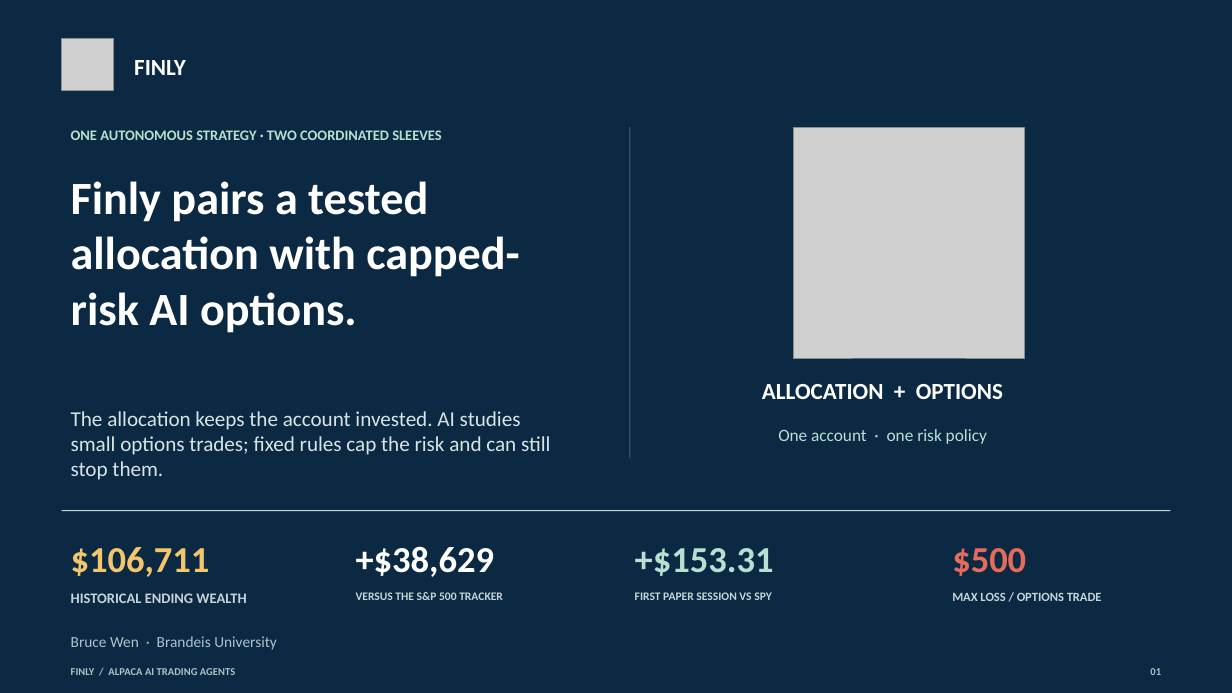
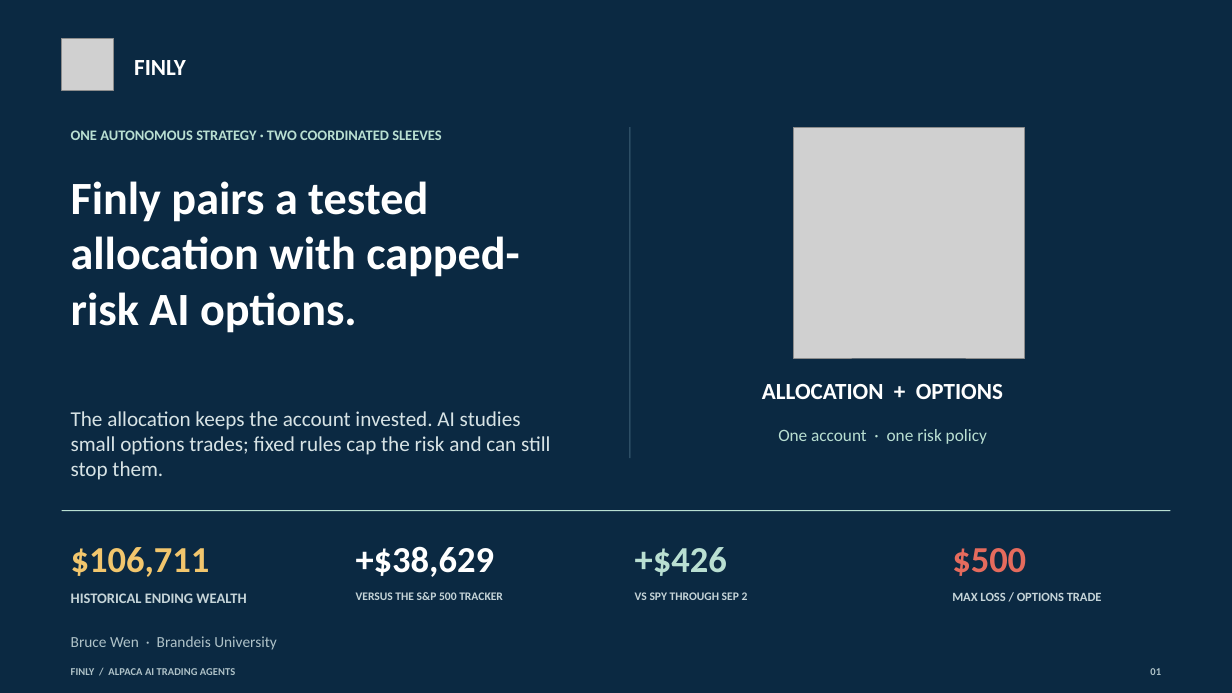
Before and after one commit to owlsowo/finly-bot, a slide deck: slide 1 of public/judge/Finly_Consulting_Deck.pptx. Drawn at 1232x693 pixels with LibreOffice and Linux fonts; fonts in the diff are those of the drawing; grey boxes stand for pictures. Boxes give left, top, right and bottom in pixels: in the first picture for what was removed or moved away, otherwise in the second. Text is boxed around its words. In the diff, an @@ line names an element or a change of style, - is before the commit and + after.

```diff
--- a/public/judge/Finly_Consulting_Deck.pptx
+++ b/public/judge/Finly_Consulting_Deck.pptx
@@ text at bbox=[635, 547, 727, 576]: text changed @@
-+$153.31
++$426
@@ text at bbox=[635, 592, 748, 600]: text changed @@
-FIRST PAPER SESSION VS SPY
+VS SPY THROUGH SEP 2
```
Also in this commit, not shown: 3 other slides changed, 2 slides added, 2 slides removed, 32 other files.
